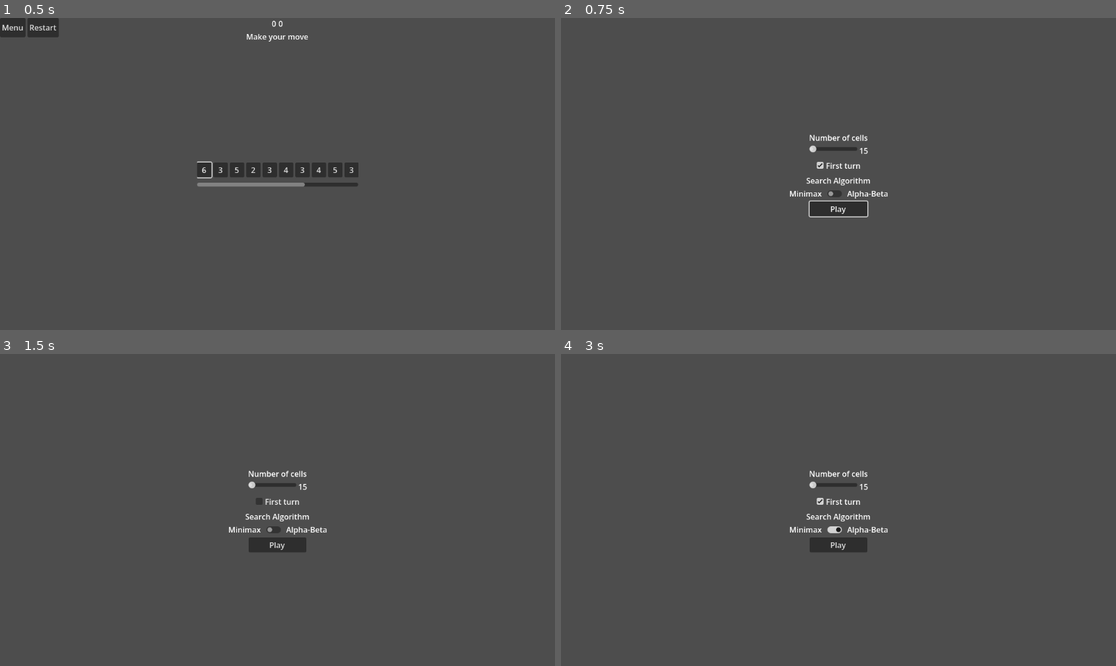
Above: before the commit, frames 1-4 (two rows, left to right).
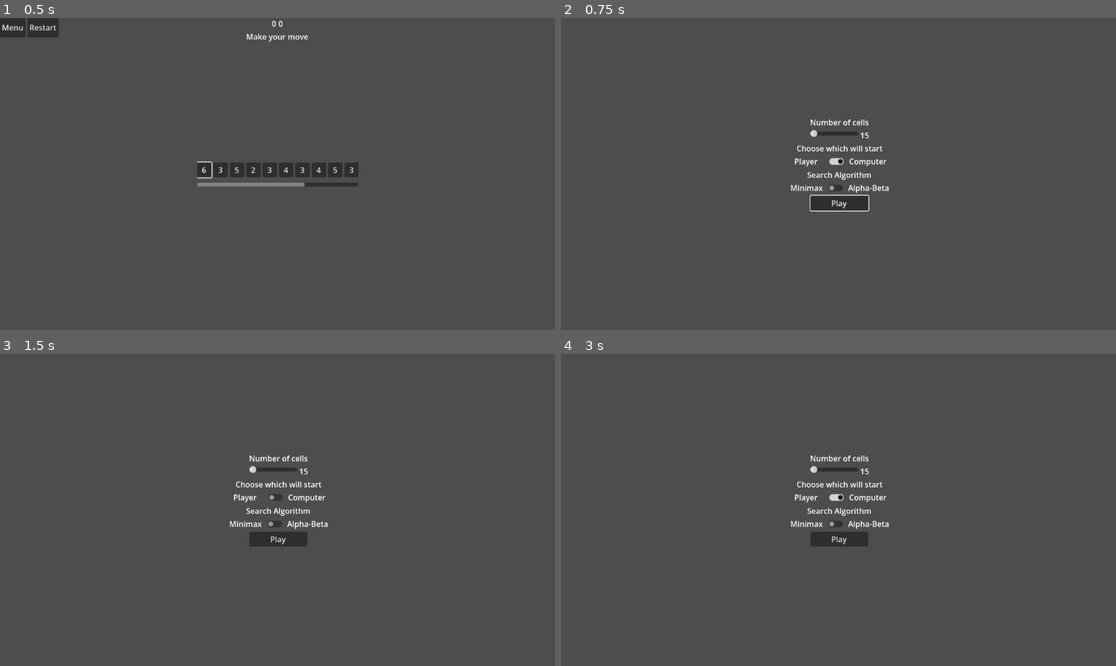
Above: after the commit, the same moments.

Repository: EriksErcums/MI_Pirmais_Praktiskais_Darbs_L2
Game: Godot game, scene res://Game/GameLoop.tscn
The game is run twice, just before and just after one commit, with the same random seed, the same clock (stepped at 60 frames per second) and the same inputs.
Inputs (mouse positions are in pixels of both pictures, inside the frame that each line leads up to):
- Up to frame 1 (0.5 s): no input
- Up to frame 2 (0.75 s): click "Menu" at 0.5 s
- Up to frame 3 (1.5 s): click (277, 500) at 1.25 s, where only the run before the commit has a clickable "First turn"
- Up to frame 4 (3 s): click (838, 497) at 2.02 s; click (832, 528) at 2.77 s

Frame 1 is identical in both runs. In frame 2, 1.8% of the frame differs, in the area x 41-60%, y 32-64%; in frame 3, 1.7%; in frame 4, 1.8%.

Commit message:
Checkbox to Checkbutton
Tika izmainīts no checkbox uz checkbutton un tika pielāgots CheckButton

Diff:
--- a/Menu/Menu.gd
+++ b/Menu/Menu.gd
@@ -11,7 +11,7 @@
 # functions too, but they are slower and more inconvinient
 @export var slider_cells: HSlider
 @export var label_cells: Label
-@export var checkbox_turn: CheckBox
+@export var checkbutton_turn: CheckButton
 @export var checkbutton_algo: CheckButton
 @export var button_play: Button
 
@@ -22,12 +22,12 @@
 func _ready() -> void:
 	label_cells.text = str(cells)
 	slider_cells.value = cells
-	checkbox_turn.button_pressed = turn
+	checkbutton_turn.button_pressed = turn
 	checkbutton_algo.button_pressed = pruning
 
 	slider_cells.value_changed.connect(_on_slider_changed)
-	checkbox_turn.toggled.connect(_on_checkbox_toggled)
-	checkbutton_algo.toggled.connect(_on_checkbutton_toggled)
+	checkbutton_turn.toggled.connect(_on_checkbutton_turn_toggled)
+	checkbutton_algo.toggled.connect(_on_checkbutton_algo_toggled)
 	button_play.pressed.connect(_on_play_pressed)
 
 	button_play.grab_focus()
@@ -36,10 +36,10 @@
 	cells = value
 	label_cells.text = str(value)
 
-func _on_checkbox_toggled(value: bool) -> void:
+func _on_checkbutton_turn_toggled(value: bool) -> void:
 	turn = value
 
-func _on_checkbutton_toggled(value: bool) -> void:
+func _on_checkbutton_algo_toggled(value: bool) -> void:
 	pruning = value
 
 func _on_play_pressed() -> void:
--- a/Menu/Menu.tscn
+++ b/Menu/Menu.tscn
@@ -2,18 +2,22 @@
 
 [ext_resource type="Script" uid="uid://fihf0ev1f32q" path="res://Menu/Menu.gd" id="1_5o4np"]
 
-[node name="Menu" type="Control" unique_id=1850912427 node_paths=PackedStringArray("slider_cells", "label_cells", "checkbox_turn", "checkbutton_algo", "button_play")]
+[node name="Menu" type="Control" unique_id=1850912427 node_paths=PackedStringArray("slider_cells", "label_cells", "checkbutton_turn", "checkbutton_algo", "button_play")]
 layout_mode = 3
 anchors_preset = 15
 anchor_right = 1.0
 anchor_bottom = 1.0
+offset_left = 2.0
+offset_top = -22.0
+offset_right = 2.0
+offset_bottom = -22.0
 grow_horizontal = 2
 grow_vertical = 2
 script = ExtResource("1_5o4np")
 slider_cells = NodePath("VBox/VBox_Cells/Slider_Container/HSlider")
 label_cells = NodePath("VBox/VBox_Cells/Slider_Container/Label")
-checkbox_turn = NodePath("VBox/CheckBox_Turn")
-checkbutton_algo = NodePath("VBox/VBox_Algo/Switch/CheckButton")
+checkbutton_turn = NodePath("VBox/VBox_Turn/Switch/CheckButton_Turn")
+checkbutton_algo = NodePath("VBox/VBox_Algo/Switch/CheckButton_Algo")
 button_play = NodePath("VBox/Button_Play")
 
 [node name="VBox" type="VBoxContainer" parent="." unique_id=1033622768]
@@ -55,11 +59,27 @@
 layout_mode = 2
 text = "15"
 
-[node name="CheckBox_Turn" type="CheckBox" parent="VBox" unique_id=1352331425]
+[node name="VBox_Turn" type="VBoxContainer" parent="VBox" unique_id=2060832822]
 layout_mode = 2
-size_flags_horizontal = 4
-text = "First turn"
-alignment = 1
+
+[node name="Label" type="Label" parent="VBox/VBox_Turn" unique_id=869712202]
+layout_mode = 2
+text = "Choose which will start"
+horizontal_alignment = 1
+
+[node name="Switch" type="HBoxContainer" parent="VBox/VBox_Turn" unique_id=1783255641]
+layout_mode = 2
+
+[node name="Label_Player" type="Label" parent="VBox/VBox_Turn/Switch" unique_id=1127418257]
+layout_mode = 2
+text = "  Player   "
+
+[node name="CheckButton_Turn" type="CheckButton" parent="VBox/VBox_Turn/Switch" unique_id=836162310]
+layout_mode = 2
+
+[node name="Label2_Computer" type="Label" parent="VBox/VBox_Turn/Switch" unique_id=1631071033]
+layout_mode = 2
+text = "Computer"
 
 [node name="VBox_Algo" type="VBoxContainer" parent="VBox" unique_id=1998738718]
 layout_mode = 2
@@ -76,7 +96,7 @@
 layout_mode = 2
 text = "Minimax"
 
-[node name="CheckButton" type="CheckButton" parent="VBox/VBox_Algo/Switch" unique_id=1348725397]
+[node name="CheckButton_Algo" type="CheckButton" parent="VBox/VBox_Algo/Switch" unique_id=1348725397]
 layout_mode = 2
 
 [node name="Label2_Alpha" type="Label" parent="VBox/VBox_Algo/Switch" unique_id=1262411838]
